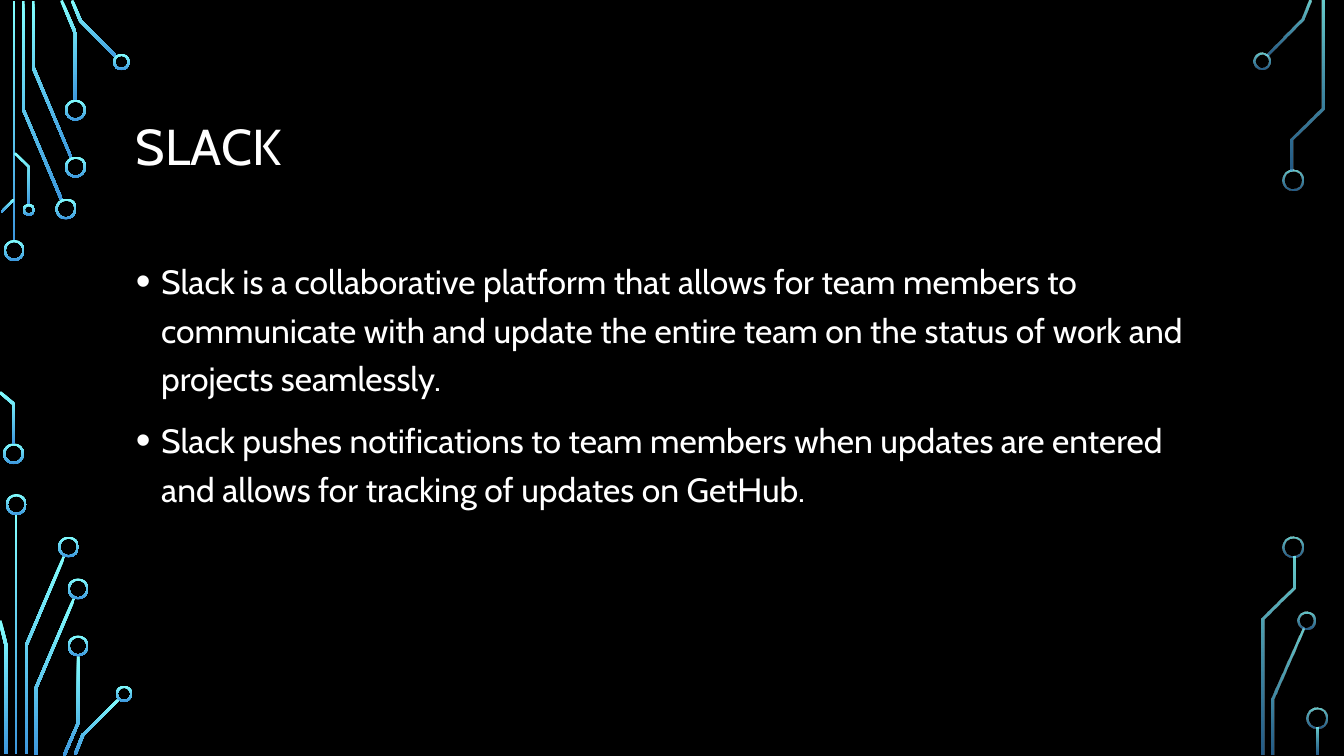
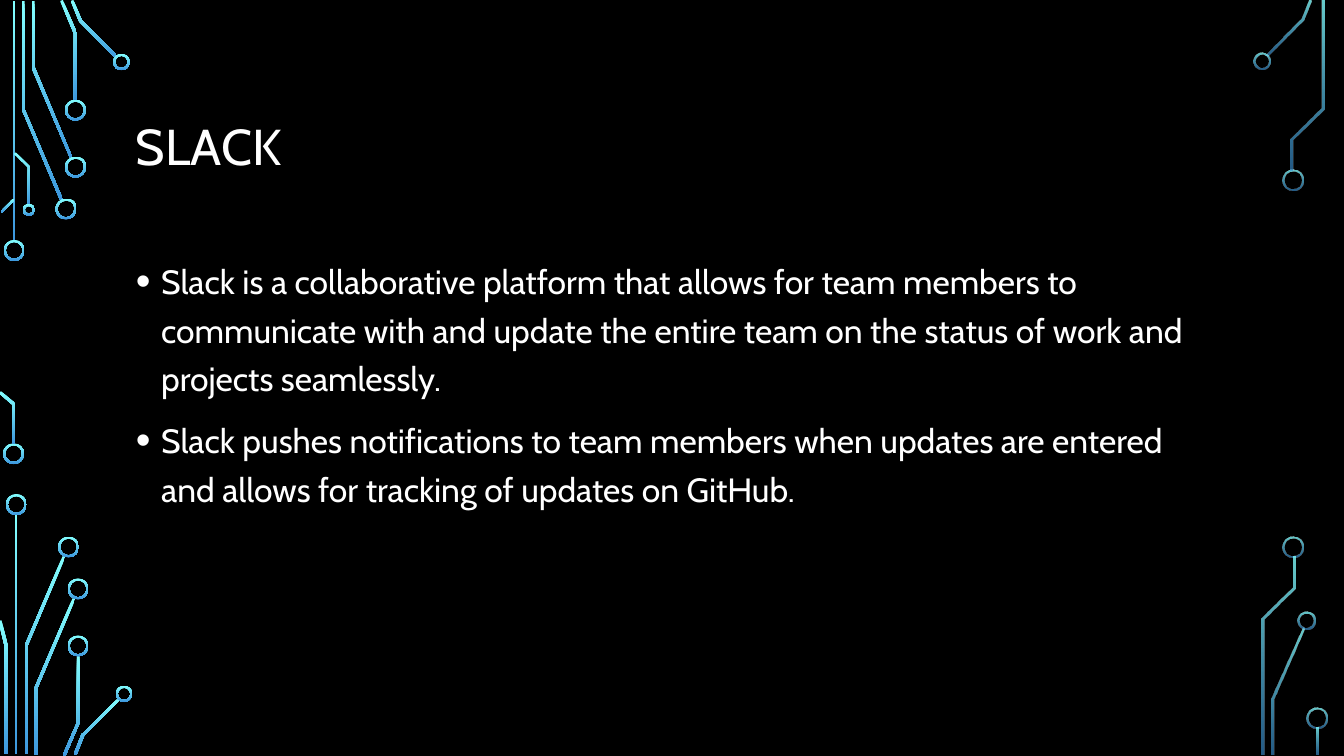
Before and after one commit to dyprotocol/displayFile, a slide deck: slide 4 of CPS 315 OOP Collaborative Programming Project 11.7.pptx. Drawn at 1344x756 pixels with LibreOffice and Linux fonts; fonts in the diff are those of the drawing; background and template pictures are left out. Boxes give left, top, right and bottom in pixels: in the first picture for what was removed or moved away, otherwise in the second. Text is boxed around its words. In the diff, an @@ line names an element or a change of style, - is before the commit and + after.

Commit message:
added new slides to powerpoint

```diff
--- a/CPS 315 OOP Collaborative Programming Project 11.7.pptx
+++ b/CPS 315 OOP Collaborative Programming Project 11.7.pptx
@@ text at [161, 427, 1162, 510]: text changed @@
-• Slack pushes notifications to team members when updates are entered and allows for tracking of updates on GetHub.
+• Slack pushes notifications to team members when updates are entered and allows for tracking of updates on GitHub.
```
Also in this commit, not shown: 3 slides added, 1 other file.
